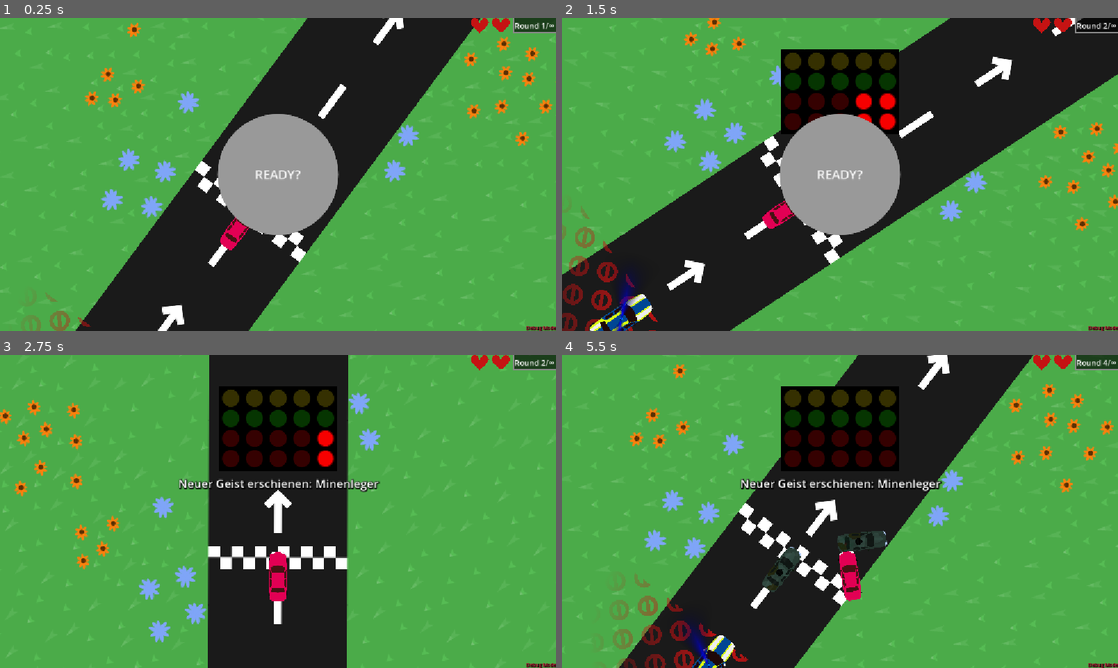
Above: before the commit, frames 1-4 (two rows, left to right).
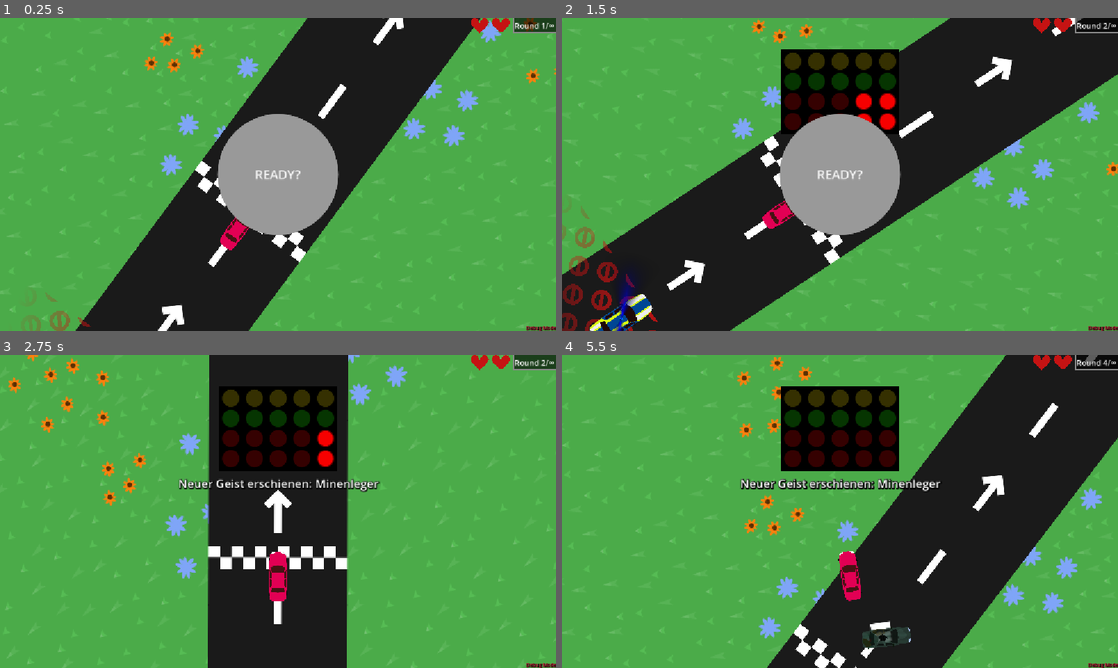
Above: after the commit, the same moments.

Repository: KIT-GameJam/dattel-jam
Game: Godot game, scene res://core/game_manager.tscn
Two runs of this game, one before a commit and one after it. Both use one fixed random seed, a clock stepped at 60 frames per second and the inputs below. Sound files missing from this copy of the repository are replaced by a short silence.
Inputs (mouse positions are in pixels of both pictures, inside the frame that each line leads up to):
- Up to frame 1 (0.25 s): no input
- Up to frame 2 (1.5 s): click "READY?" at 0.5 s; move the mouse to (962, 158) at 1.27 s; hold D (right) from 1.28 s (still down); tap Space (temp_reach_goal) at 1.35 s
- Up to frame 3 (2.75 s): release D (right) at 2 s; click "READY?" at 2 s
- Up to frame 4 (5.5 s): move the mouse to (728, 527) at 2.77 s; hold S (down) 2.78-3.53 s; tap Space (temp_reach_goal) every 0.75 s from 2.85 to 5.1 s; move the mouse to (895, 442) at 3.52 s; hold D (right) 3.53-4.28 s; move the mouse to (812, 574) at 4.27 s; hold W (up) 4.28-5.03 s; move the mouse to (1006, 558) at 5.02 s; hold A (left) from 5.03 s (still down)

The runs differ from the first frame. In frame 1, 4.1% of the frame differs, in the area x 0-100%, y 0-100%; in frame 2, 3.5%; in frame 3, 4.1%; in frame 4, 50%.

Commit message:
Add new map

Diff:
--- a/core/level.tscn
+++ b/core/level.tscn
@@ -10,6 +10,7 @@
 [ext_resource type="Texture2D" uid="uid://e5spny0iexbs" path="res://assets/background/gras5.svg" id="6_ppale"]
 [ext_resource type="PackedScene" uid="uid://7wefaklk8eo0" path="res://core/walze.tscn" id="7_ppale"]
 [ext_resource type="PackedScene" uid="uid://b321guvqpmj27" path="res://road/finish_road.tscn" id="8_b0hrx"]
+[ext_resource type="PackedScene" uid="uid://c0viw41w6fn8o" path="res://road/curved_road.tscn" id="11_setdq"]
 
 [sub_resource type="TileSetAtlasSource" id="TileSetAtlasSource_v1dmi"]
 texture = ExtResource("2_bhxwn")
@@ -56,36 +57,32 @@
 tile_set = SubResource("TileSet_plrnn")
 
 [node name="StraightRoad5" parent="." unique_id=701535564 instance=ExtResource("3_v1dmi")]
-position = Vector2(338.00003, 235)
+position = Vector2(329.00006, 213.00002)
 rotation = 0.7853982
 
 [node name="StraightRoad6" parent="." unique_id=989549227 instance=ExtResource("3_v1dmi")]
-position = Vector2(383, 280)
+position = Vector2(374, 258)
 rotation = 0.7853982
 
 [node name="StraightRoad7" parent="." unique_id=1497108562 instance=ExtResource("3_v1dmi")]
-position = Vector2(420, 317)
+position = Vector2(411, 295)
 rotation = 0.7853982
 
 [node name="HalfCurvedRoad2" parent="." unique_id=693694330 instance=ExtResource("5_q5p7b")]
-position = Vector2(460, 357)
+position = Vector2(456.00003, 340.00003)
 rotation = 0.7853982
 
 [node name="StraightRoad8" parent="." unique_id=1183562284 instance=ExtResource("3_v1dmi")]
-position = Vector2(460, 410)
+position = Vector2(456, 393)
 rotation = 1.5707964
 
 [node name="HalfCurvedRoad4" parent="." unique_id=1230586630 instance=ExtResource("5_q5p7b")]
-position = Vector2(460, 474)
+position = Vector2(456, 478)
 rotation = 1.5707964
 
 [node name="StraightRoad9" parent="." unique_id=1427562500 instance=ExtResource("3_v1dmi")]
-position = Vector2(423, 511)
-rotation = 2.3561945
-
-[node name="StraightRoad11" parent="." unique_id=2028499684 instance=ExtResource("3_v1dmi")]
-position = Vector2(-58, 144)
-rotation = -0.7853982
+position = Vector2(420.00003, 514)
+rotation = 2.3561945
 
 [node name="StraightRoad13" parent="." unique_id=2052492980 instance=ExtResource("3_v1dmi")]
 position = Vector2(378, 556)
@@ -107,99 +104,231 @@
 position = Vector2(198, 736)
 rotation = 2.3561945
 
-[node name="HalfCurvedRoad5" parent="." unique_id=215765631 instance=ExtResource("5_q5p7b")]
-position = Vector2(153, 781)
-rotation = 2.3561945
-
-[node name="HalfCurvedRoad6" parent="." unique_id=1833812009 instance=ExtResource("5_q5p7b")]
-position = Vector2(100, 781)
+[node name="HalfCurvedRoad13" parent="." unique_id=373950658 instance=ExtResource("5_q5p7b")]
+position = Vector2(149.00002, 86.000015)
+rotation = -0.7853982
+
+[node name="HalfCurvedRoad14" parent="." unique_id=1743758870 instance=ExtResource("5_q5p7b")]
+position = Vector2(202, 86)
+rotation = 6.2831855
+
+[node name="StraightRoad29" parent="." unique_id=1232553261 instance=ExtResource("3_v1dmi")]
+position = Vector2(239, 123)
+rotation = 0.7853982
+
+[node name="FinishRoad" parent="." unique_id=1860845999 instance=ExtResource("8_b0hrx")]
+position = Vector2(291, 175.00002)
+rotation = 0.7853982
+
+[node name="Walze" parent="." unique_id=1203039655 instance=ExtResource("7_ppale")]
+curve = SubResource("Curve2D_t0ybl")
+
+[node name="StraightRoad30" parent="." unique_id=1789909034 instance=ExtResource("3_v1dmi")]
+position = Vector2(153.00003, 781)
+rotation = 2.3561945
+
+[node name="StraightRoad31" parent="." unique_id=1144529113 instance=ExtResource("3_v1dmi")]
+position = Vector2(108, 826)
+rotation = 2.3561945
+
+[node name="StraightRoad32" parent="." unique_id=1658567453 instance=ExtResource("3_v1dmi")]
+position = Vector2(63, 871)
+rotation = 2.3561945
+
+[node name="StraightRoad33" parent="." unique_id=2046779117 instance=ExtResource("3_v1dmi")]
+position = Vector2(18, 916.00006)
+rotation = 2.3561945
+
+[node name="StraightRoad34" parent="." unique_id=799376705 instance=ExtResource("3_v1dmi")]
+position = Vector2(-27.000061, 961.00006)
+rotation = 2.3561945
+
+[node name="StraightRoad35" parent="." unique_id=633917507 instance=ExtResource("3_v1dmi")]
+position = Vector2(-72.00003, 1006.00006)
+rotation = 2.3561945
+
+[node name="CurvedRoad" parent="." unique_id=1768832973 instance=ExtResource("11_setdq")]
+position = Vector2(-117, 1104)
+rotation = -1.5707964
+scale = Vector2(-1, 1)
+
+[node name="HalfCurvedRoad15" parent="." unique_id=452112840 instance=ExtResource("5_q5p7b")]
+position = Vector2(-117.00003, 1051.0001)
+rotation = -0.7853982
+scale = Vector2(-1, 1)
+
+[node name="HalfCurvedRoad16" parent="." unique_id=703237412 instance=ExtResource("5_q5p7b")]
+position = Vector2(-53, 1104)
+
+[node name="HalfCurvedRoad17" parent="." unique_id=958127651 instance=ExtResource("5_q5p7b")]
+position = Vector2(-15.9999695, 1141.0001)
+rotation = 0.7853982
+
+[node name="StraightRoad36" parent="." unique_id=775788148 instance=ExtResource("3_v1dmi")]
+position = Vector2(-16, 1194)
+rotation = 1.5707964
+
+[node name="CurvedRoad2" parent="." unique_id=1849980211 instance=ExtResource("11_setdq")]
+position = Vector2(-16, 1258)
+rotation = 1.5707964
+
+[node name="StraightRoad37" parent="." unique_id=289990245 instance=ExtResource("3_v1dmi")]
+position = Vector2(-80, 1258)
 rotation = 3.1415927
 
-[node name="StraightRoad18" parent="." unique_id=1177181991 instance=ExtResource("3_v1dmi")]
-position = Vector2(63, 744)
-rotation = -2.3561945
-
-[node name="StraightRoad19" parent="." unique_id=1019114659 instance=ExtResource("3_v1dmi")]
-position = Vector2(18, 699)
-rotation = -2.3561945
-
-[node name="StraightRoad20" parent="." unique_id=1757305562 instance=ExtResource("3_v1dmi")]
-position = Vector2(-27, 654)
-rotation = -2.3561945
-
-[node name="StraightRoad21" parent="." unique_id=1006825280 instance=ExtResource("3_v1dmi")]
-position = Vector2(-72, 609)
-rotation = -2.3561945
-
-[node name="StraightRoad22" parent="." unique_id=444692160 instance=ExtResource("3_v1dmi")]
-position = Vector2(-117, 564)
-rotation = -2.3561945
-
-[node name="StraightRoad23" parent="." unique_id=365144273 instance=ExtResource("3_v1dmi")]
-position = Vector2(-162, 519)
-rotation = -2.3561945
-
-[node name="HalfCurvedRoad7" parent="." unique_id=1586319051 instance=ExtResource("5_q5p7b")]
-position = Vector2(-207, 474)
-rotation = -2.3561945
-
-[node name="StraightRoad24" parent="." unique_id=1093419277 instance=ExtResource("3_v1dmi")]
-position = Vector2(-207, 421)
-rotation = 4.712389
-
-[node name="StraightRoad25" parent="." unique_id=761835601 instance=ExtResource("3_v1dmi")]
-position = Vector2(-207, 357)
-rotation = 4.712389
-
-[node name="HalfCurvedRoad8" parent="." unique_id=1578565112 instance=ExtResource("5_q5p7b")]
-position = Vector2(-207, 293)
-rotation = 4.712389
-
-[node name="StraightRoad26" parent="." unique_id=810796956 instance=ExtResource("3_v1dmi")]
-position = Vector2(-170, 256)
+[node name="StraightRoad38" parent="." unique_id=361691563 instance=ExtResource("3_v1dmi")]
+position = Vector2(-144, 1258)
+rotation = 3.1415927
+
+[node name="HalfCurvedRoad18" parent="." unique_id=1243358680 instance=ExtResource("5_q5p7b")]
+position = Vector2(-208, 1258)
+rotation = 3.1415927
+
+[node name="StraightRoad39" parent="." unique_id=1048287427 instance=ExtResource("3_v1dmi")]
+position = Vector2(-245.00003, 1221)
+rotation = 3.9269907
+
+[node name="StraightRoad40" parent="." unique_id=778340875 instance=ExtResource("3_v1dmi")]
+position = Vector2(-290, 1176)
+rotation = 3.9269907
+
+[node name="StraightRoad41" parent="." unique_id=898149550 instance=ExtResource("3_v1dmi")]
+position = Vector2(-334.99997, 1131)
+rotation = 3.9269907
+
+[node name="HalfCurvedRoad19" parent="." unique_id=2147468045 instance=ExtResource("5_q5p7b")]
+position = Vector2(-380, 1086)
+rotation = 3.9269907
+
+[node name="StraightRoad42" parent="." unique_id=1109041540 instance=ExtResource("3_v1dmi")]
+position = Vector2(-380, 1033)
+rotation = 4.712389
+
+[node name="StraightRoad43" parent="." unique_id=887625497 instance=ExtResource("3_v1dmi")]
+position = Vector2(-380, 969)
+rotation = 4.712389
+
+[node name="StraightRoad44" parent="." unique_id=875615209 instance=ExtResource("3_v1dmi")]
+position = Vector2(-380, 906)
+rotation = 4.712389
+
+[node name="StraightRoad45" parent="." unique_id=365467540 instance=ExtResource("3_v1dmi")]
+position = Vector2(-380, 842)
+rotation = 4.712389
+
+[node name="StraightRoad46" parent="." unique_id=1515755585 instance=ExtResource("3_v1dmi")]
+position = Vector2(-380, 779)
+rotation = 4.712389
+
+[node name="StraightRoad47" parent="." unique_id=518328365 instance=ExtResource("3_v1dmi")]
+position = Vector2(-380, 715)
+rotation = 4.712389
+
+[node name="StraightRoad48" parent="." unique_id=1916068995 instance=ExtResource("3_v1dmi")]
+position = Vector2(-380, 651)
+rotation = 4.712389
+
+[node name="StraightRoad49" parent="." unique_id=292947066 instance=ExtResource("3_v1dmi")]
+position = Vector2(-380, 587)
+rotation = 4.712389
+
+[node name="StraightRoad50" parent="." unique_id=1578016776 instance=ExtResource("3_v1dmi")]
+position = Vector2(-380, 523)
+rotation = 4.712389
+
+[node name="StraightRoad51" parent="." unique_id=750080142 instance=ExtResource("3_v1dmi")]
+position = Vector2(-380, 459)
+rotation = 4.712389
+
+[node name="StraightRoad52" parent="." unique_id=1958835829 instance=ExtResource("3_v1dmi")]
+position = Vector2(-380, 395)
+rotation = 4.712389
+
+[node name="StraightRoad53" parent="." unique_id=1969700748 instance=ExtResource("3_v1dmi")]
+position = Vector2(-380, 331)
+rotation = 4.712389
+
+[node name="HalfCurvedRoad20" parent="." unique_id=946292700 instance=ExtResource("5_q5p7b")]
+position = Vector2(-380, 267)
+rotation = 1.5707964
+scale = Vector2(-1, 1)
+
+[node name="StraightRoad54" parent="." unique_id=1284633761 instance=ExtResource("3_v1dmi")]
+position = Vector2(-416.99997, 229.99997)
+rotation = 3.9269907
+
+[node name="StraightRoad55" parent="." unique_id=907095452 instance=ExtResource("3_v1dmi")]
+position = Vector2(-461.99997, 184.99998)
+rotation = 3.9269907
+
+[node name="StraightRoad56" parent="." unique_id=439800156 instance=ExtResource("3_v1dmi")]
+position = Vector2(-506.99997, 140.00002)
+rotation = 3.9269907
+
+[node name="StraightRoad57" parent="." unique_id=1179162298 instance=ExtResource("3_v1dmi")]
+position = Vector2(-552, 95.000015)
+rotation = 3.9269907
+
+[node name="CurvedRoad3" parent="." unique_id=1544011267 instance=ExtResource("11_setdq")]
+position = Vector2(-597, 49.999985)
+rotation = 3.9269907
+
+[node name="StraightRoad58" parent="." unique_id=1517178780 instance=ExtResource("3_v1dmi")]
+position = Vector2(-552, 5)
 rotation = 5.497787
 
-[node name="StraightRoad27" parent="." unique_id=1736429766 instance=ExtResource("3_v1dmi")]
-position = Vector2(-125, 211)
+[node name="StraightRoad59" parent="." unique_id=450830879 instance=ExtResource("3_v1dmi")]
+position = Vector2(-507, -40)
 rotation = 5.497787
 
-[node name="StraightRoad28" parent="." unique_id=2044629830 instance=ExtResource("3_v1dmi")]
-position = Vector2(-80, 166)
-rotation = 5.497787
-
-[node name="HalfCurvedRoad9" parent="." unique_id=754067775 instance=ExtResource("5_q5p7b")]
-position = Vector2(-22, 108)
-rotation = 5.497787
-
-[node name="HalfCurvedRoad10" parent="." unique_id=1363864904 instance=ExtResource("5_q5p7b")]
-position = Vector2(31, 108)
-rotation = 6.2831855
-
-[node name="HalfCurvedRoad11" parent="." unique_id=1359522952 instance=ExtResource("5_q5p7b")]
-position = Vector2(68, 145)
+[node name="HalfCurvedRoad21" parent="." unique_id=1150272192 instance=ExtResource("5_q5p7b")]
+position = Vector2(-462.00003, -85)
+rotation = -0.7853982
+
+[node name="StraightRoad60" parent="." unique_id=1794468337 instance=ExtResource("3_v1dmi")]
+position = Vector2(-412, -85)
+rotation = 6.2831855
+
+[node name="StraightRoad61" parent="." unique_id=434033233 instance=ExtResource("3_v1dmi")]
+position = Vector2(-351, -85)
+rotation = 6.2831855
+
+[node name="StraightRoad62" parent="." unique_id=112385561 instance=ExtResource("3_v1dmi")]
+position = Vector2(-291, -85)
+rotation = 6.2831855
+
+[node name="StraightRoad63" parent="." unique_id=1467507284 instance=ExtResource("3_v1dmi")]
+position = Vector2(-231, -85)
+rotation = 6.2831855
+
+[node name="StraightRoad64" parent="." unique_id=504082338 instance=ExtResource("3_v1dmi")]
+position = Vector2(-171, -85)
+rotation = 6.2831855
+
+[node name="HalfCurvedRoad22" parent="." unique_id=115731483 instance=ExtResource("5_q5p7b")]
+position = Vector2(-112, -85)
+
+[node name="StraightRoad65" parent="." unique_id=1038905026 instance=ExtResource("3_v1dmi")]
+position = Vector2(-75, -48)
+rotation = 0.7853982
+
+[node name="StraightRoad66" parent="." unique_id=241656964 instance=ExtResource("3_v1dmi")]
+position = Vector2(-30, -3)
+rotation = 0.7853982
+
+[node name="StraightRoad67" parent="." unique_id=1751953827 instance=ExtResource("3_v1dmi")]
+position = Vector2(14.999996, 42)
+rotation = 0.7853982
+
+[node name="StraightRoad68" parent="." unique_id=727787982 instance=ExtResource("3_v1dmi")]
+position = Vector2(60, 87)
+rotation = 0.7853982
+
+[node name="CurvedRoad4" parent="." unique_id=31969529 instance=ExtResource("11_setdq")]
+position = Vector2(103.99999, 131)
 rotation = 3.9269907
 scale = Vector2(-1, 1)
 
-[node name="HalfCurvedRoad12" parent="." unique_id=984015696 instance=ExtResource("5_q5p7b")]
-position = Vector2(121, 145)
-rotation = 3.1415927
-scale = Vector2(-1, 1)
-
-[node name="HalfCurvedRoad13" parent="." unique_id=373950658 instance=ExtResource("5_q5p7b")]
-position = Vector2(158, 108)
-rotation = -0.7853982
-
-[node name="HalfCurvedRoad14" parent="." unique_id=1743758870 instance=ExtResource("5_q5p7b")]
-position = Vector2(211, 108)
-rotation = 6.2831855
-
-[node name="StraightRoad29" parent="." unique_id=1232553261 instance=ExtResource("3_v1dmi")]
-position = Vector2(248, 145)
-rotation = 0.7853982
-
-[node name="FinishRoad" parent="." unique_id=1860845999 instance=ExtResource("8_b0hrx")]
-position = Vector2(300, 197)
-rotation = 0.7853982
-
-[node name="Walze" parent="." unique_id=1203039655 instance=ExtResource("7_ppale")]
-curve = SubResource("Curve2D_wsccs")
+[node name="StraightRoad10" parent="." unique_id=1964553838 instance=ExtResource("3_v1dmi")]
+position = Vector2(456, 433)
+rotation = 1.5707964
Not shown: 1 places in core/level.tscn that only renumber resources
